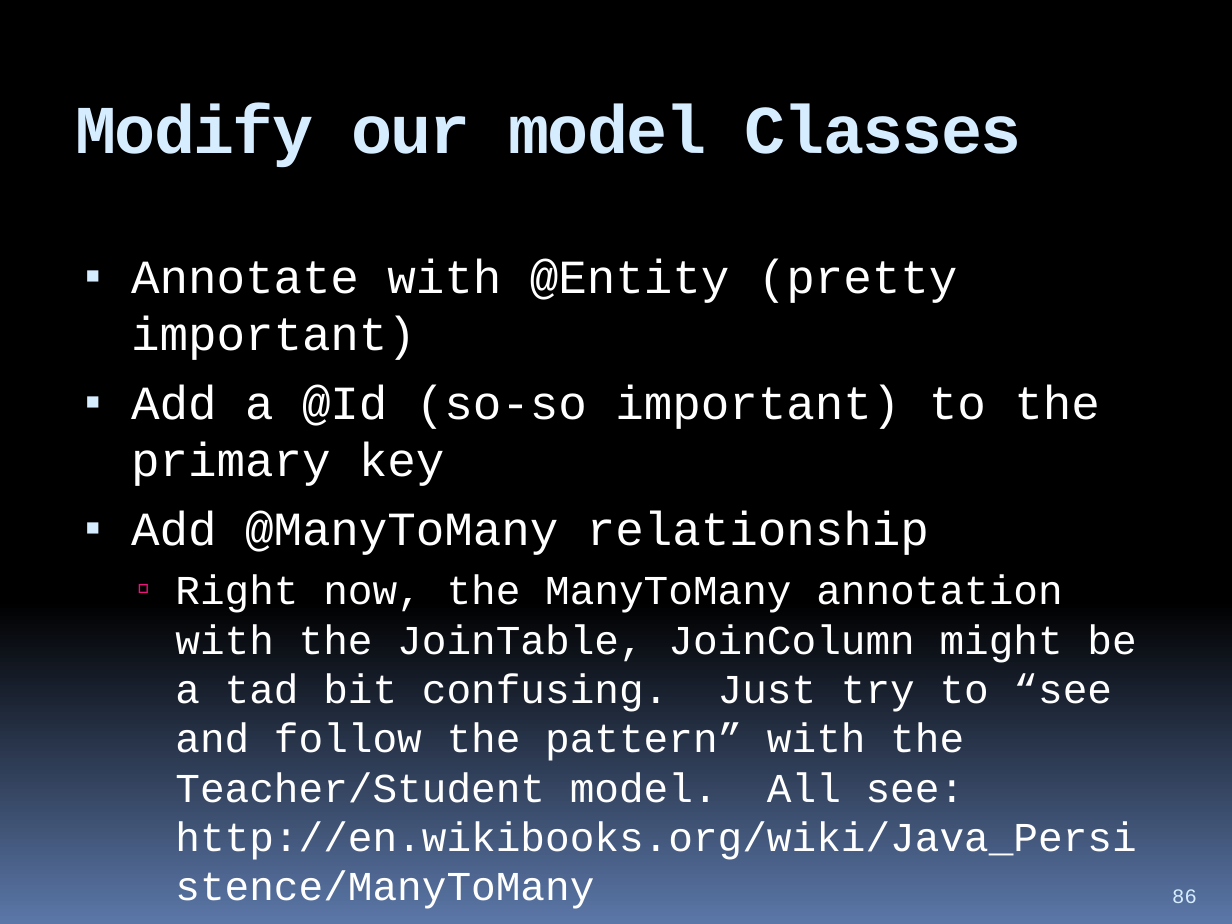
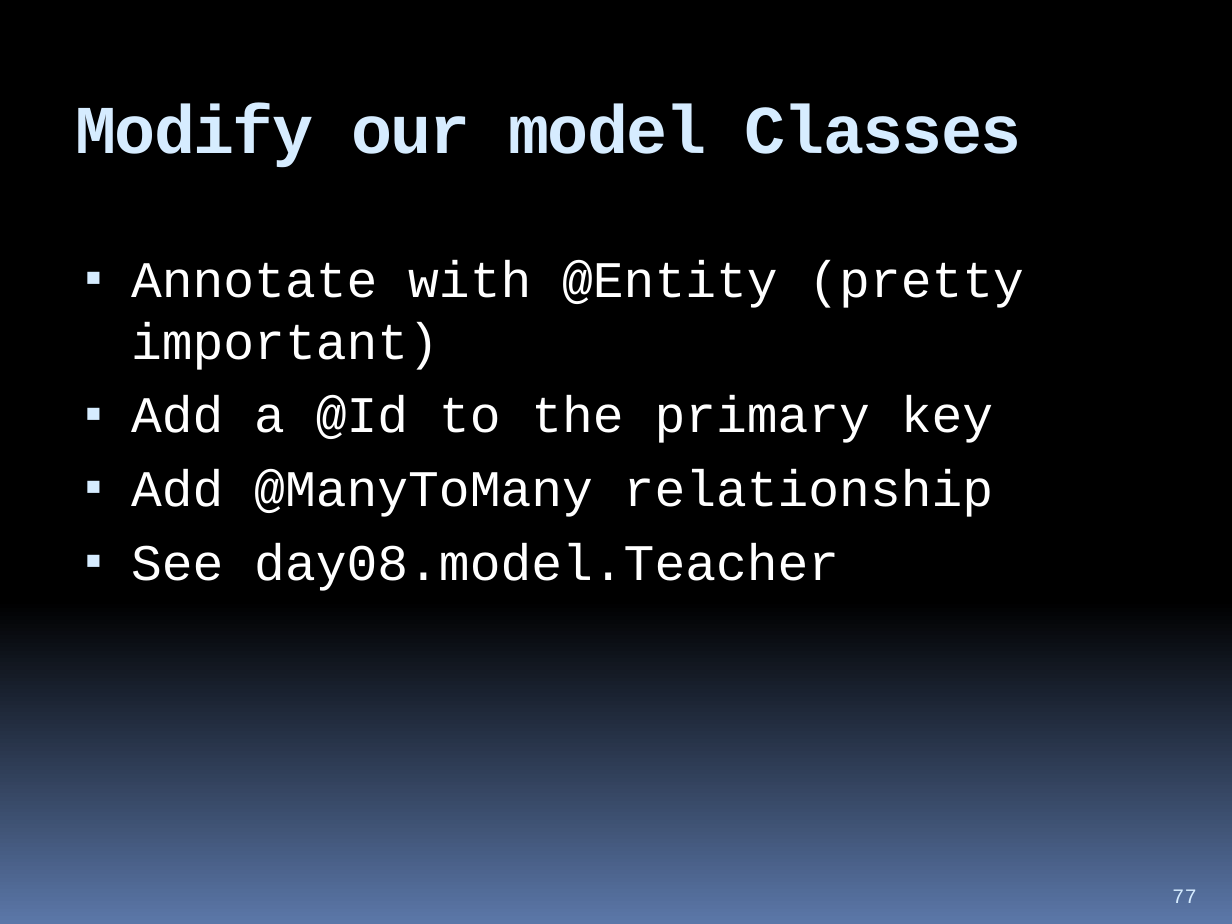
Before and after one commit to hchan/comp2613, a slide deck: slide 77 of coursePresentation.pptx (slide 86 before the commit). Drawn at 1232x924 pixels with LibreOffice and Linux fonts; fonts in the diff are those of the drawing. Boxes give left, top, right and bottom in pixels: in the first picture for what was removed or moved away, otherwise in the second. Text is boxed around its words. In the diff, an @@ line names an element or a change of style, - is before the commit and + after.

```diff
--- a/coursePresentation.pptx
+++ b/coursePresentation.pptx
@@ text at box(131, 260, 1024, 517): size 27.8 to 30 pt in "Annotate with @Entity (pretty important)", "Add @ManyToMany relationship" @@
@@ text at box(131, 395, 993, 443): text changed; size 27.8 to 30 pt @@
-▪ Add a @Id (so-so important) to the primary key
+▪ Add a @Id to the primary key
@@ text at box(131, 542, 839, 591): text changed; size 24.1 to 30 pt @@
-  ▫ Right now, the ManyToMany annotation with the JoinTable, JoinColumn might be a tad bit confusing. Just try to “see and follow the pattern” with the Teacher/Student model. All see: http://en.wikibooks.org/wiki/Java_Persistence/ManyToMany
-▪ See day09.model.Teacher
+▪ See day08.model.Teacher
@@ page number at box(1172, 889, 1197, 903): text changed @@
-86
+77
```
Also in this commit, not shown: 11 other slides changed, 2 slides added, 11 slides removed, 3 other files.
